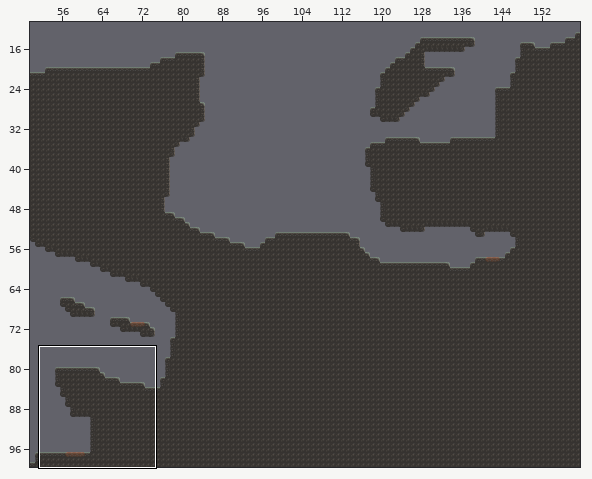
Tiled map, stored at Assets/Tilemaps/Doodles/final_levels/first_levers.tmx. Above: a wide view before the commit, with the close-up outlined.
Close-up. Before the edit:
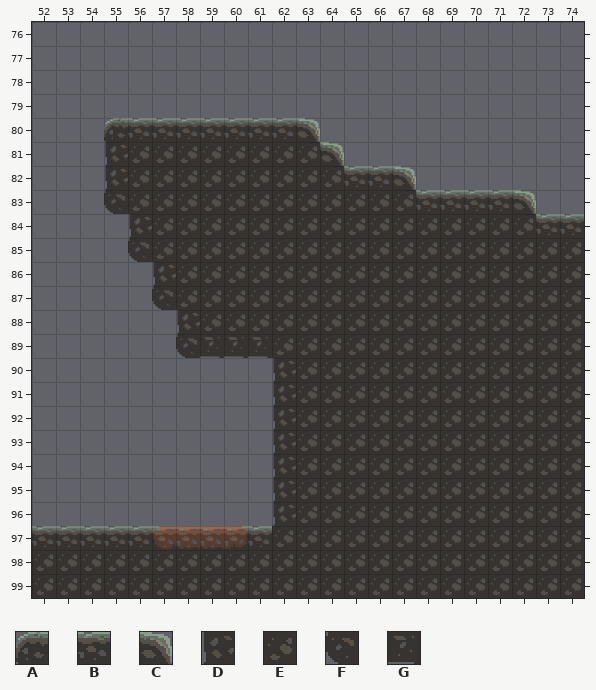
Cells are 32x32 px. Shown: x 52..74, y 76..99. The commit also changed other parts of the map, which this record leaves out.
Key: from "tiles_16_with_vines": A 0, B 1, C 2, D 6, E 7, F 12, G 13.
_ is an empty cell, # one hidden under a higher layer.
Layers that did not change in this view are not listed.
Layer "Tile Layer 1" before, first column x 52:
 76 _______________________
 77 _______________________
 78 _______________________
 79 _______________________
 80 ___ABBBBBBBC___________
 81 ___DEEEEEEEEC__________
 82 ___DEEEEEEEEEBBC_______
 83 ___FEEEEEEEEEEEEBBBBC__
 84 ____DEEEEEEEEEEEEEEEEBB
 85 ____FEEEEEEEEEEEEEEEEEE
 86 _____DEEEEEEEEEEEEEEEEE
 87 _____FEEEEEEEEEEEEEEEEE
 88 ______DEEEEEEEEEEEEEEEE
 89 ______FGGGEEEEEEEEEEEEE
 90 __________DEEEEEEEEEEEE
 91 __________DEEEEEEEEEEEE
 92 __________DEEEEEEEEEEEE
 93 __________DEEEEEEEEEEEE
 94 __________DEEEEEEEEEEEE
 95 __________DEEEEEEEEEEEE
 96 __________DEEEEEEEEEEEE
 97 BBBBB#BBBBEEEEEEEEEEEEE
 98 EEEEEEEEEEEEEEEEEEEEEEE
 99 EEEEEEEEEEEEEEEEEEEEEEE
Now the later version:
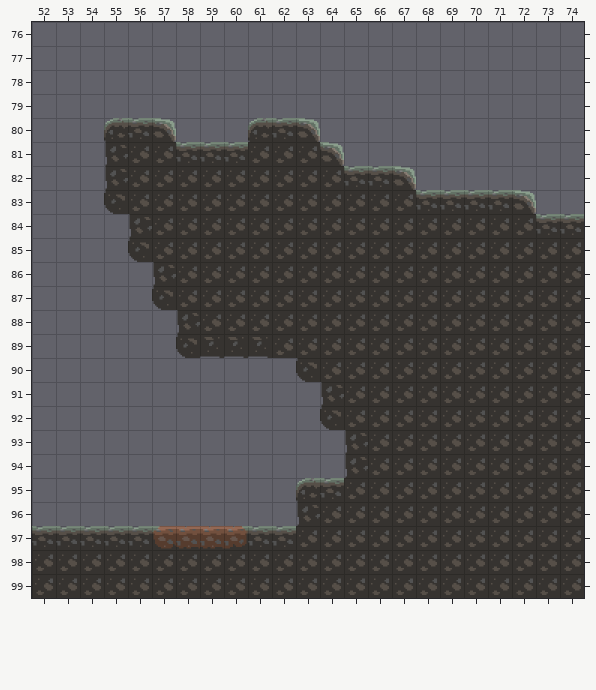
Change:
Layer "Tile Layer 1":
Tile B becomes tile A in row 80 at x 61.
Tile E becomes tile A in row 95 at x 63.
Tile E becomes tile B in row 81 at x 58 to 60; in row 95 at x 64; in row 97 at x 62.
Tile B becomes tile C in row 80 at x 57.
Tile E becomes tile D in row 91 at x 64; in rows 93 to 94 at x 65; in row 96 at x 63.
Tile E becomes tile F in row 90 at x 63; in row 92 at x 64.
The edit erases tile B in row 80 at x 58 to 60.
The edit erases tile D in rows 90 to 96 at x 62.
The edit erases tile E in rows 91 to 92 at x 63; in rows 93 to 94 at x 63 to 64.
